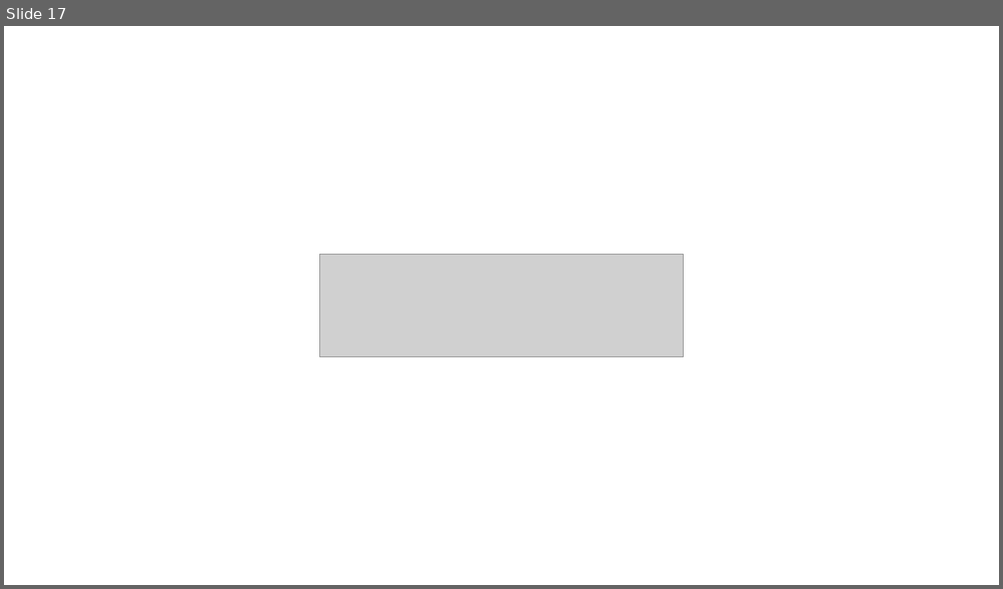
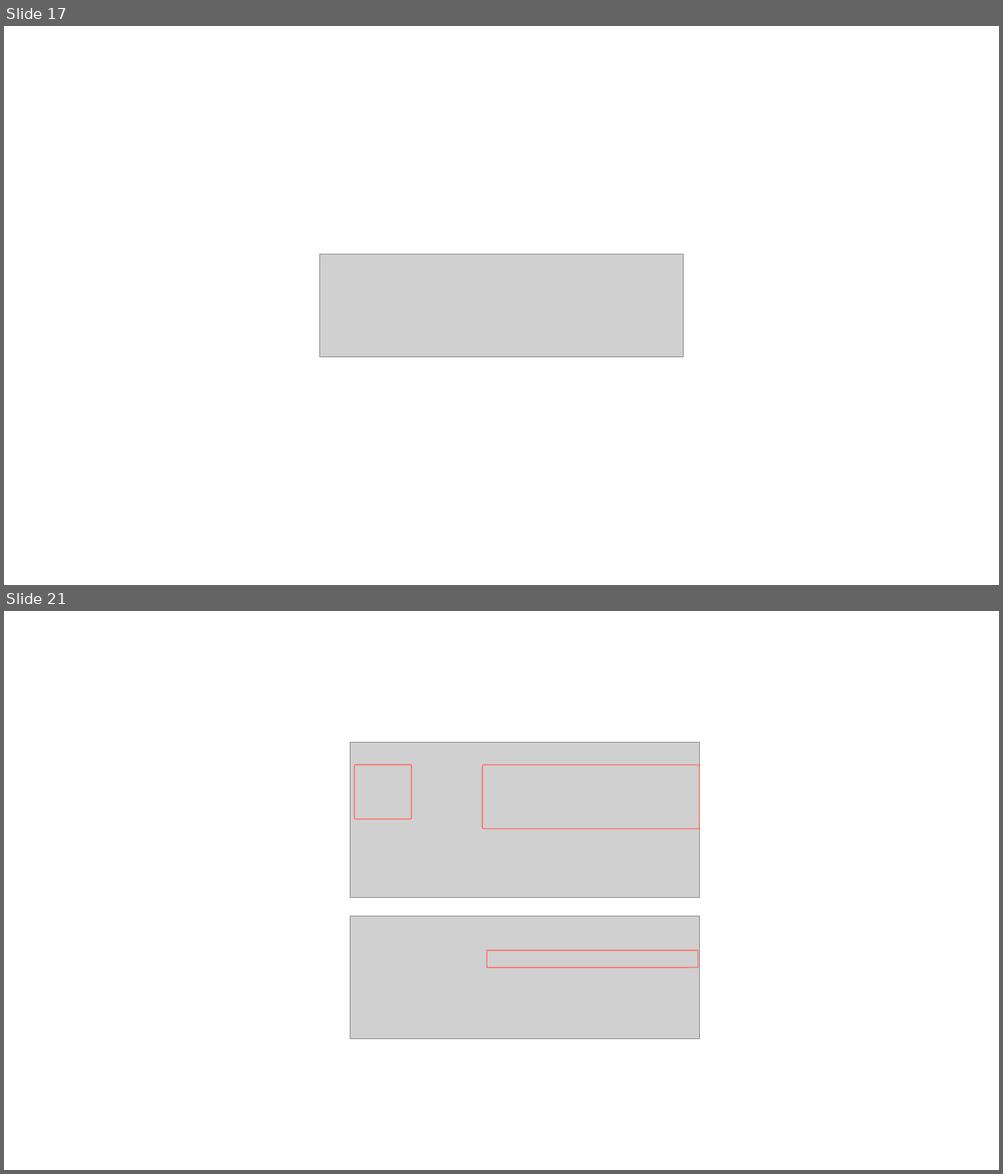
Before and after one commit to extreal-dev/Extreal.Guide, a slide deck: work/work.pptx. Shown one above the other, each under a label of ours: slide 17 before the commit, slides 17 and 21 after it; the slides between them are not shown. The pictures are 1003x589 and 1003x1174 pixels, drawn with LibreOffice and Linux fonts; fonts in the diff are those of the drawing; grey boxes stand for pictures. Boxes give left, top, right and bottom in pixels: in the first picture for what was removed or moved away, otherwise in the second. Text is boxed around its words. In the diff, an @@ line names an element or a change of style, - is before the commit and + after.

```diff
--- a/work/work.pptx
+++ b/work/work.pptx
@@ slide 21 added at bbox=[4, 611, 999, 1170], background #FFFFFF @@
@@ picture added at bbox=[350, 742, 700, 897] @@
@@ rounded rectangle added at bbox=[355, 765, 412, 819], outline #FF6F61 1 pt @@
@@ rounded rectangle added at bbox=[482, 765, 700, 829], outline #FF6F61 1 pt @@
@@ picture added at bbox=[350, 916, 700, 1039] @@
@@ rounded rectangle added at bbox=[486, 951, 698, 968], outline #FF6F61 1 pt @@
```
Also in this commit, not shown: 1 slide changed, 11 other slides added, 1 slide removed, 15 other files.
